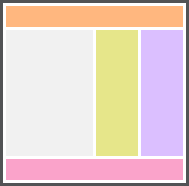
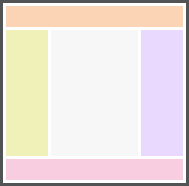
Comparing the layer stacks of the two w=189, h=186 images. Changes:
hid group "symbols" (2 layers), opacity 50% → 100% over [left=60, top=36, right=177, bottom=129]
painted on "feature" over [left=6, top=6, right=183, bottom=27]
painted on "sidebar" over [left=141, top=30, right=183, bottom=156]
painted on "menu" over [left=6, top=30, right=138, bottom=156]
painted on "extended" over [left=6, top=159, right=183, bottom=180]
painted on "content 50%" over [left=6, top=30, right=138, bottom=156]
